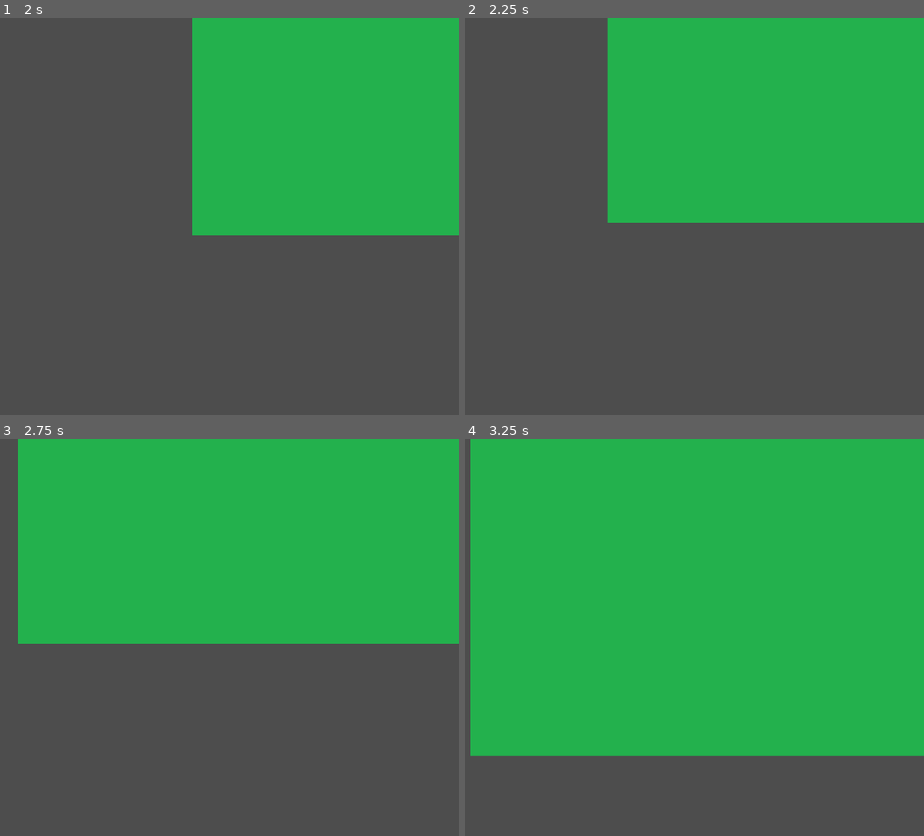
Above: before the commit, frames 1-4 (two rows, left to right).
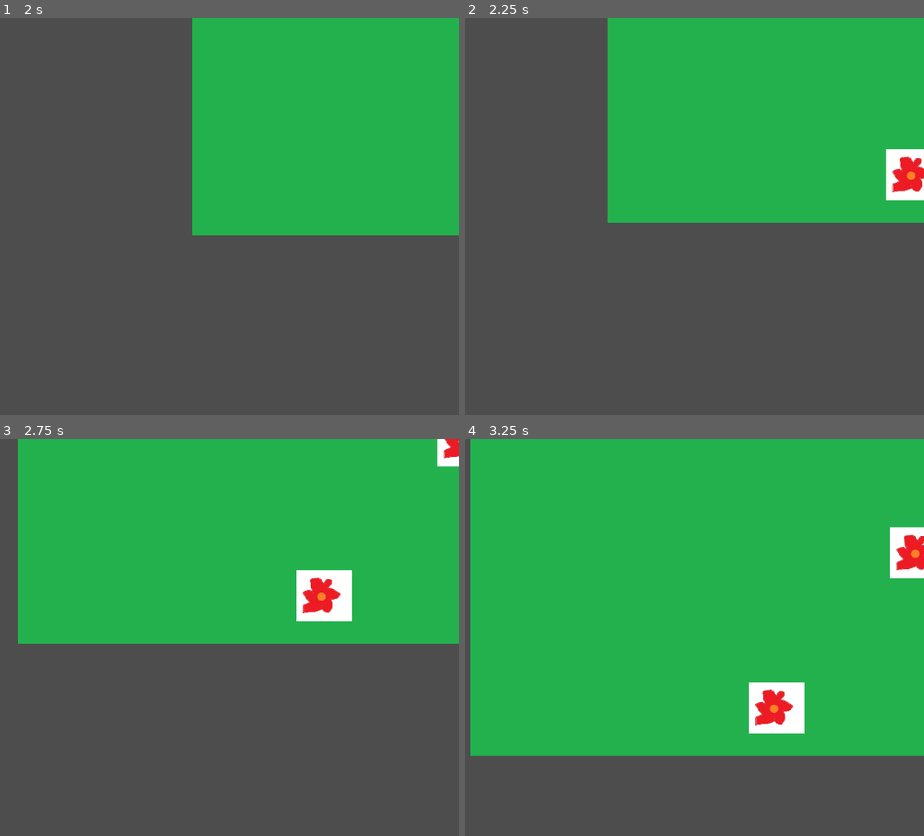
Above: after the commit, the same moments.

Repository: jam53/GMTK-Gamejam-2024
Game: Godot game, scene res://scenes/lawn.tscn
The game is run twice, just before and just after one commit, with the same random seed, the same clock (stepped at 60 frames per second) and the same inputs.
Inputs:
- Up to frame 1 (2 s): tap Enter at 0.5 s; hold D (right) 0.53-1.28 s; hold S (down) from 1.28 s (still down)
- Up to frame 2 (2.25 s): release S (down) at 2.03 s; hold D (right) from 2.03 s (still down)
- Up to frame 3 (2.75 s): keep holding D (right)
- Up to frame 4 (3.25 s): release D (right) at 2.78 s; hold W (up) from 2.78 s (still down)

Frame 1 is identical in both runs. In frame 2, 1.1% of the frame differs, in the area x 91-100%, y 33-46%; in frame 3, 1.9%; in frame 4, 2.5%, in the area x 61-100%, y 22-75%.

Commit message:
Add `FlowerSpawner` which when the game runs initially instantiates a couple `basic_flower`s

Diff:
--- /dev/null
+++ b/scenes/basic_flower.tscn
@@ -0,0 +1,9 @@
+[gd_scene load_steps=2 format=3 uid="uid://k7wc1m4j6fm"]
+
+[ext_resource type="Texture2D" path="res://assets/sprites/BasicFlower.jpg" id="1_vct0m"]
+
+[node name="Basic_Flower" type="Node2D"]
+
+[node name="Sprite2D" type="Sprite2D" parent="."]
+scale = Vector2(0.317829, 0.317829)
+texture = ExtResource("1_vct0m")
--- a/scenes/lawn.tscn
+++ b/scenes/lawn.tscn
@@ -1,7 +1,9 @@
-[gd_scene load_steps=3 format=3 uid="uid://c2c53htsjaklb"]
+[gd_scene load_steps=5 format=3 uid="uid://b5pf8x68dp2u6"]
 
-[ext_resource type="Texture2D" uid="uid://binims7yi7qeu" path="res://assets/sprites/Grass.jpg" id="1_vh6ib"]
+[ext_resource type="Texture2D" path="res://assets/sprites/Grass.jpg" id="1_vh6ib"]
 [ext_resource type="Script" path="res://scripts/Player.gd" id="2_j2s3r"]
+[ext_resource type="Script" path="res://scripts/FlowerSpawner.gd" id="3_8smuy"]
+[ext_resource type="PackedScene" uid="uid://k7wc1m4j6fm" path="res://scenes/basic_flower.tscn" id="4_31uwi"]
 
 [node name="Lawn" type="Node2D"]
 
@@ -13,3 +15,14 @@
 script = ExtResource("2_j2s3r")
 
 [node name="Camera2D" type="Camera2D" parent="Player"]
+
+[node name="FlowerSpawner" type="Node2D" parent="." node_paths=PackedStringArray("spawn_area")]
+script = ExtResource("3_8smuy")
+spawn_area = NodePath("SpawnArea")
+basic_flower = ExtResource("4_31uwi")
+
+[node name="SpawnArea" type="ReferenceRect" parent="FlowerSpawner"]
+offset_left = 445.0
+offset_top = -257.0
+offset_right = 1530.0
+offset_bottom = 305.0
--- /dev/null
+++ b/scripts/FlowerSpawner.gd
@@ -0,0 +1,30 @@
+extends Node2D
+
+@export var initial_amount: int = 5
+@export var spawn_area: ReferenceRect
+
+@export_category("Flowers to spawn")
+@export var basic_flower: PackedScene
+
+# Called when the node enters the scene tree for the first time.
+func _ready():
+	generate_flowers(basic_flower, initial_amount)
+
+# Generates a random position with the spawn_area
+func generate_random_position() -> Vector2:
+	var top_left = spawn_area.get_rect().position
+	var bottom_right = spawn_area.get_rect().end
+	return Vector2(randf_range(top_left.x, bottom_right.x), randf_range(bottom_right.y, top_left.y))
+
+# Instantiates a flower at a given position.
+func spawn_flower(flower: PackedScene, pos: Vector2) -> Node:
+	var flowerInstance := flower.instantiate()
+	flowerInstance.position = pos
+	add_child(flowerInstance)
+	return flowerInstance
+
+# Generates a specified number of flowers of the given PackedScene type
+func generate_flowers(flower: PackedScene, amount := 1):
+	for i in range(0, amount):
+		var pos = generate_random_position()
+		spawn_flower(flower, pos)
Binary file added: assets/sprites/BasicFlower.jpg
Not shown, added: assets/sprites/BasicFlower.jpg.import
